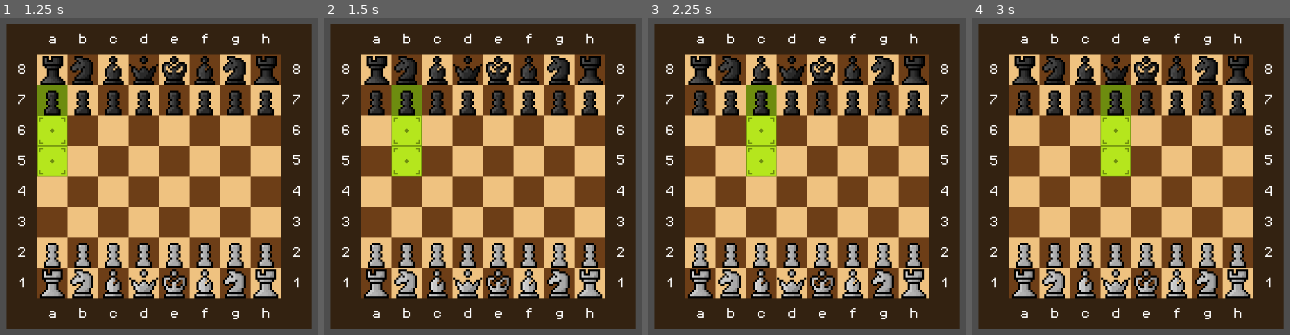
Above: before the commit, frames 1-4 (left to right).
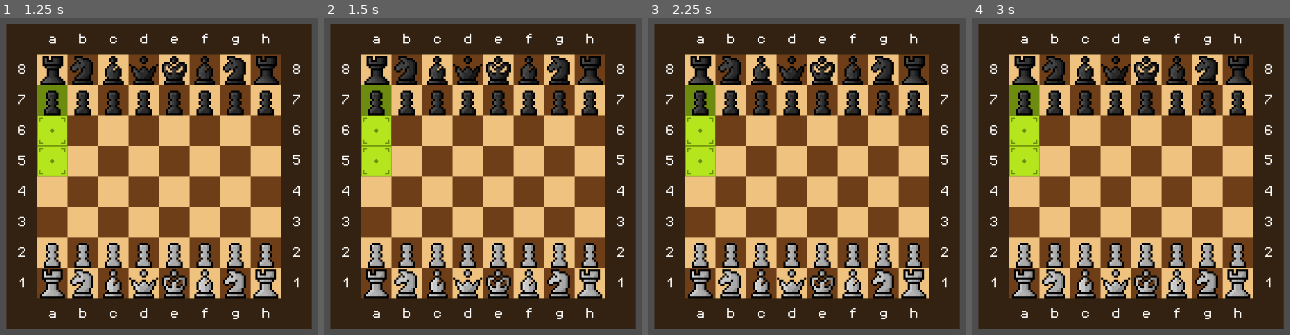
Above: after the commit, the same moments.

Repository: f-atwi/chess
Game: Godot game, scene res://scenes/main.tscn
The game is run twice, just before and just after one commit, with the same random seed, the same clock (stepped at 60 frames per second) and the same inputs.
Inputs (mouse positions are in pixels of both pictures, inside the frame that each line leads up to):
- Up to frame 1 (1.25 s): tap Enter at 0.5 s; move the mouse to (50, 100) at 0.52 s; click (50, 100) at 0.6 s
- Up to frame 2 (1.5 s): tap Space at 1.25 s; move the mouse to (406, 100) at 1.27 s; click (406, 100) at 1.35 s
- Up to frame 3 (2.25 s): tap Enter at 2 s; move the mouse to (762, 100) at 2.02 s; click (762, 100) at 2.1 s
- Up to frame 4 (3 s): tap Space at 2.75 s; move the mouse to (1115, 100) at 2.77 s; click (1115, 100) at 2.85 s

Frame 1 is identical in both runs. In frame 2, 5.0% of the frame differs, in the area x 11-31%, y 21-51%; in frame 3, 5.1%, in the area x 11-41%, y 21-51%; in frame 4, 5.1%.

Commit message:
move selected to highlighted

Diff:
--- a/scripts/behaviour.gd
+++ b/scripts/behaviour.gd
@@ -18,7 +18,7 @@
 	takes: Array[Vector2i],
 	allegiance: Utils.Allegiance,
 	delta: Vector2i,
-	once: bool = true,
+	once: bool = false,
 	) -> void:
 	while true:
 		coords += delta
--- a/scripts/manager.gd
+++ b/scripts/manager.gd
@@ -2,6 +2,7 @@
 
 
 signal on_piece_clicked(piece: Piece)
+signal on_mouse_click(coords: Vector2i)
 
 const BLACK_TILE_ATLAS = Vector2i(0, 1)
 const WHITE_TILE_ATLAS = Vector2i(1, 1)
@@ -19,24 +20,39 @@
 @onready var black: Node = $Black
 @onready var white: Node = $White
 
+func _unhandled_input(event: InputEvent) -> void:
+	if event is InputEventMouseButton and event.is_action_released("click"):
+		event = make_input_local(event)
+		on_mouse_click.emit(local_to_map(event.position))
+
 
 # Called when the node enters the scene tree for the first time.
 func _ready() -> void:
 	while Utils.occupancy_grid.size() != 64:
 		pass
-	var pieces: Array[Piece]
-	pieces.assign(black.get_children())
-	for piece in pieces:
-		Utils.occupancy_grid[piece.position_board] = Utils.OccupancyState.BLACK
-	pieces.assign(white.get_children())
-	for piece in pieces:
-		Utils.occupancy_grid[piece.position_board] = Utils.OccupancyState.WHITE
 
+
+# Called every frame. 'delta' is the elapsed time since the previous frame.
+func _process(delta: float) -> void:
+	set_process(false)
+	await select()
+	var valid := false
+	while not valid:
+		valid = await move_selected()
+	unhighlight()
+	highlighted.clear()
+	selected = null
+	set_process(true)
+	pass
 
 
 func select()-> void:
 	selected = await on_piece_clicked
-	var moves: Dictionary = selected.behaviour.get_valid_moves(selected.position_board, selected._allegiance, selected._first_move)
+	var moves: Dictionary = selected.behaviour.get_valid_moves(
+		selected.position_board,
+		selected._allegiance,
+		selected._first_move,
+	)
 	unhighlight()
 	highlight_piece(selected.position_board)
 	for tile: Vector2i in moves["moves"]:
@@ -46,13 +62,13 @@
 	highlighted += moves["moves"] + moves["takes"]
 
 
-
-# Called every frame. 'delta' is the elapsed time since the previous frame.
-func _process(delta: float) -> void:
-	set_process(false)
-	await select()
-	set_process(true)
-	pass
+func move_selected() -> bool:
+	var coords: Vector2i = await on_mouse_click
+	if coords in highlighted and coords != selected.position_board:
+		Utils.move_piece(selected.position_board, coords) # Fix occpancy becomes empty when running over
+		selected.move(coords)
+		return true
+	return false
 
 
 func highlight_move(coords: Vector2i) -> void:
--- a/scripts/piece.gd
+++ b/scripts/piece.gd
@@ -25,7 +25,6 @@
 
 var _allegiance: Utils.Allegiance = Utils.Allegiance.WHITE
 var _first_move := true
-var _selected := false
 
 var behaviour: Behaviour
 
@@ -40,6 +39,7 @@
 		rotate(PI)
 	sprite_2d.texture = load(_get_texture_path(TEXTURE_PATH))
 	_get_behaviour()
+	Utils.occupancy_grid[position_board] = _allegiance
 	board.on_piece_clicked.connect
 
 func _process(delta: float) -> void:
@@ -67,19 +67,13 @@
 	behaviour = BEHAVIOUR_SCRIPTS[piece_type].new()
 
 
+func move(coords: Vector2i) -> void:
+	_first_move = false
+	position_board = coords
+
+
 func select() -> void:
 	board.on_piece_clicked.emit(self)
-	#if _selected:
-		#board.unhighlight()
-	#else:
-		#board.highlight_piece(position_board)
-		#var moves := behaviour.get_valid_moves(position_board, _allegiance, _first_move)
-		#for tile: Vector2i in moves["moves"]:
-			#board.highlight_move(tile)
-		#for tile: Vector2i in moves["takes"]:
-			#board.highlight_take(tile)
-		#
-	#_selected = not _selected
 
 
 func _input_event(_viewport: Viewport, event: InputEvent, _shape_idx: int) -> void:
